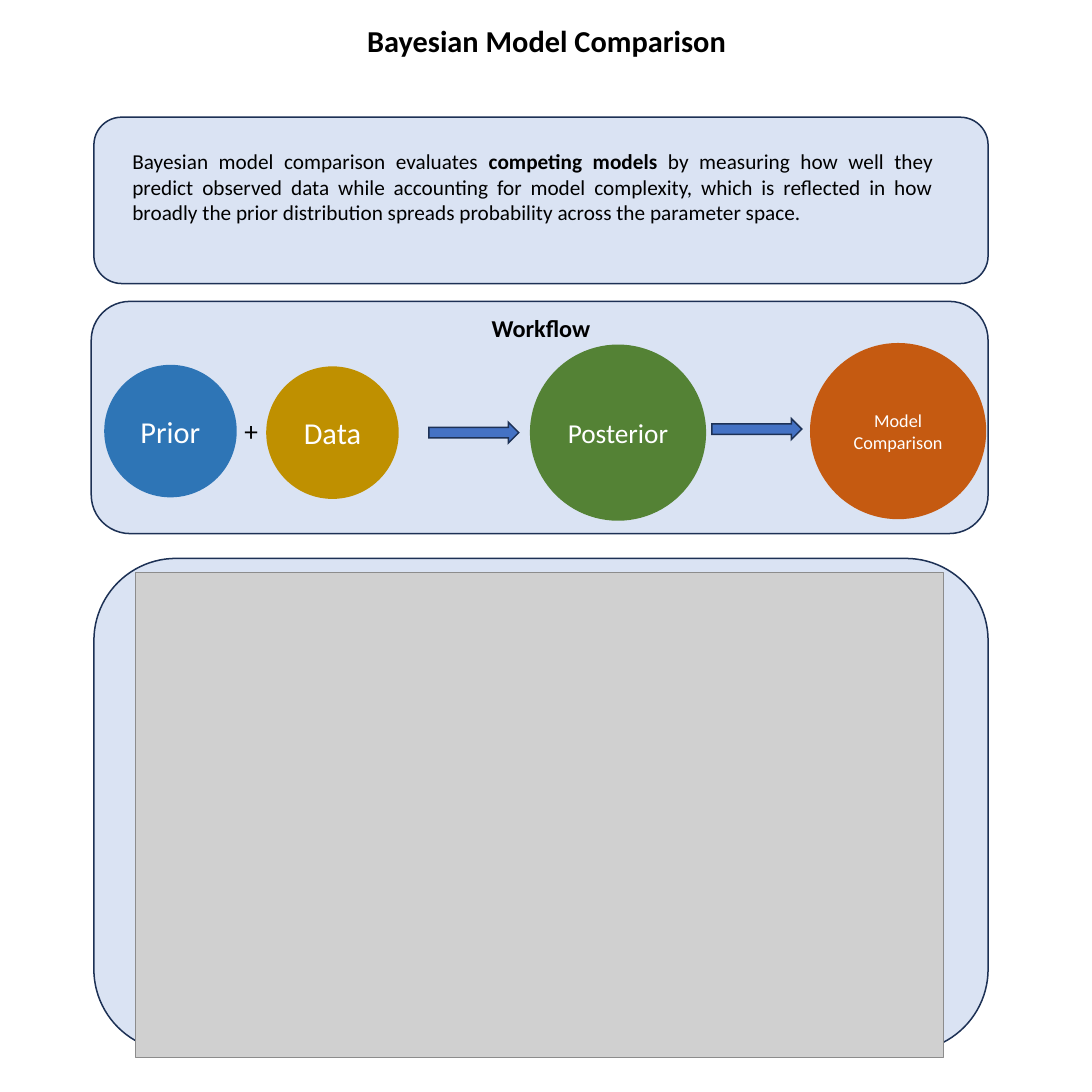
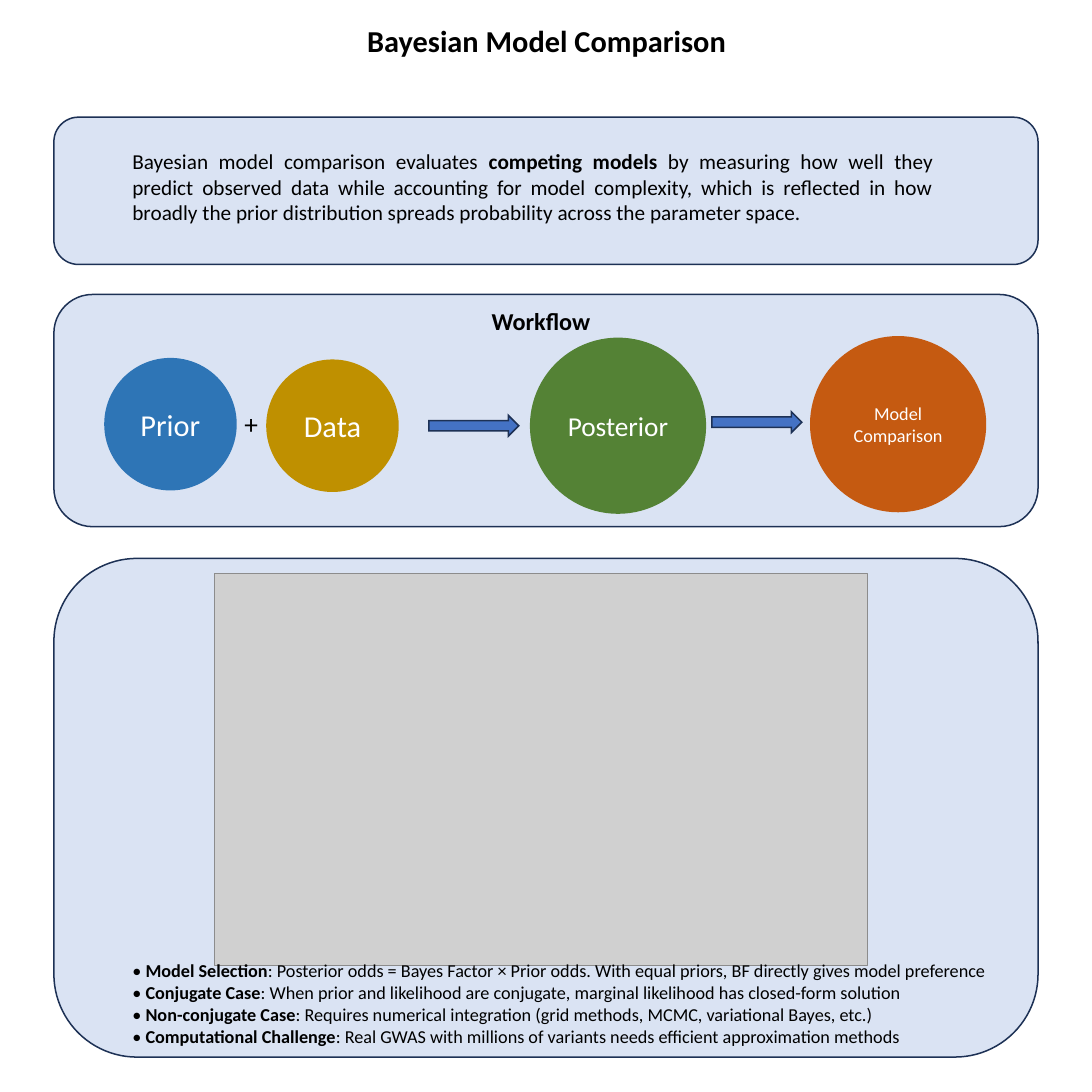
Before and after one commit to StatFunGen/statgen-prerequisites, a slide deck: slide 28 of graphical_summary/slides.pptx. Drawn at 1092x1092 pixels with LibreOffice and Linux fonts; fonts in the diff are those of the drawing; grey boxes stand for pictures. Boxes give left, top, right and bottom in pixels: in the first picture for what was removed or moved away, otherwise in the second. Text is boxed around its words. In the diff, an @@ line names an element or a change of style, - is before the commit and + after.

```diff
--- a/graphical_summary/slides.pptx
+++ b/graphical_summary/slides.pptx
@@ rounded rectangle: place and size @@
-rounded rectangle at [94, 117, 988, 283]
+rounded rectangle at [54, 117, 1037, 264]
@@ rounded rectangle: place and size @@
-rounded rectangle at [92, 301, 988, 534]
+rounded rectangle at [54, 295, 1037, 527]
@@ 2 texts, 2 ellipses, 1 right arrow: place and size @@
-2 texts, 2 ellipses, 1 right arrow at [105, 320, 985, 519]
+2 texts, 2 ellipses, 1 right arrow at [105, 313, 985, 511]
@@ 2 ellipses, 1 right arrow: place and size @@
-2 ellipses, 1 right arrow at [266, 345, 802, 520]
+2 ellipses, 1 right arrow at [266, 339, 802, 513]
@@ rounded rectangle: place and size @@
-rounded rectangle at [94, 558, 988, 1051]
+rounded rectangle at [54, 558, 1037, 1057]
@@ picture: place and size @@
-picture at [135, 572, 943, 1057]
+picture at [215, 573, 867, 964]
@@ text added at [146, 962, 985, 1046], 12 pt, text #000000 @@
+• Model Selection: Posterior odds = Bayes Factor × Prior odds. With equal priors, BF directly gives model preference
+• Conjugate Case: When prior and likelihood are conjugate, marginal likelihood has closed-form solution
+• Non-conjugate Case: Requires numerical integration (grid methods, MCMC, variational Bayes, etc.)
+• Computational Challenge: Real GWAS with millions of variants needs efficient approximation methods
```
Also in this commit, not shown: 1 other slide changed, 6 other files.
